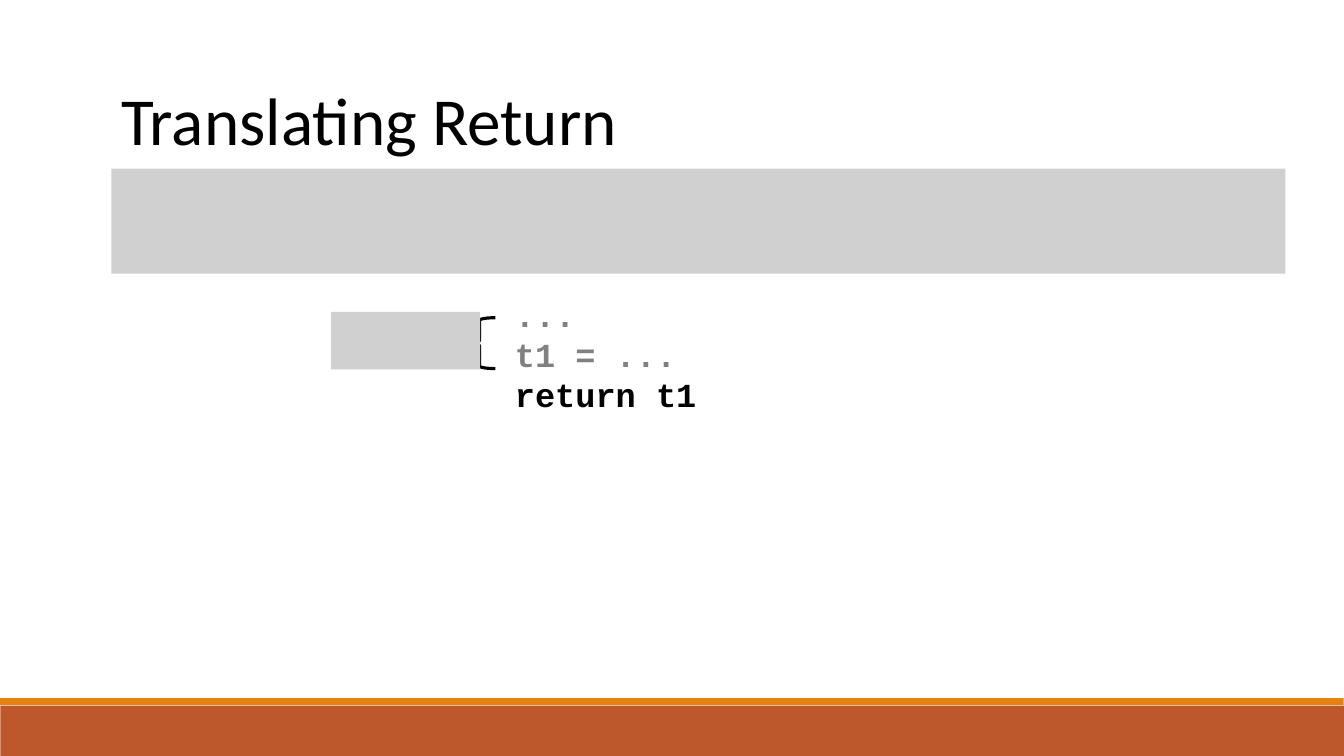
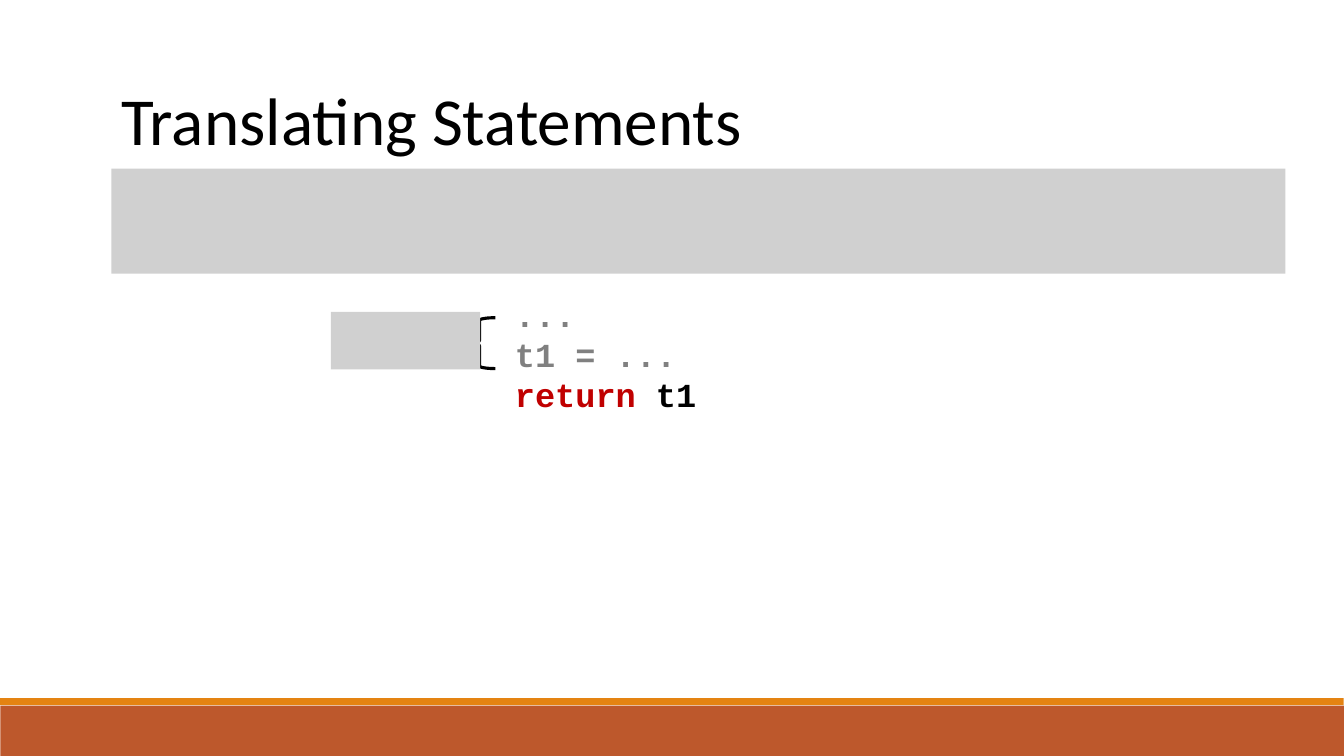
Before and after one commit to raghadzeidan/COMPILATION_TAU_FOR_STUDENTS, a slide deck: slide 20 of new_slides/IR.pptx (slide 19 before the commit). Drawn at 1344x756 pixels with LibreOffice and Linux fonts; fonts in the diff are those of the drawing; grey boxes stand for pictures. Boxes give left, top, right and bottom in pixels: in the first picture for what was removed or moved away, otherwise in the second. Text is boxed around its words. In the diff, an @@ line names an element or a change of style, - is before the commit and + after.

```diff
--- a/new_slides/IR.pptx
+++ b/new_slides/IR.pptx
@@ text at box(121, 98, 742, 157): text changed @@
-Translating Return
+Translating Statements
@@ text at box(515, 384, 696, 408): text colour #000000 to #C00000 in "return" @@
```
Also in this commit, not shown: 3 other slides changed, 3 slides added, 1 other file.
